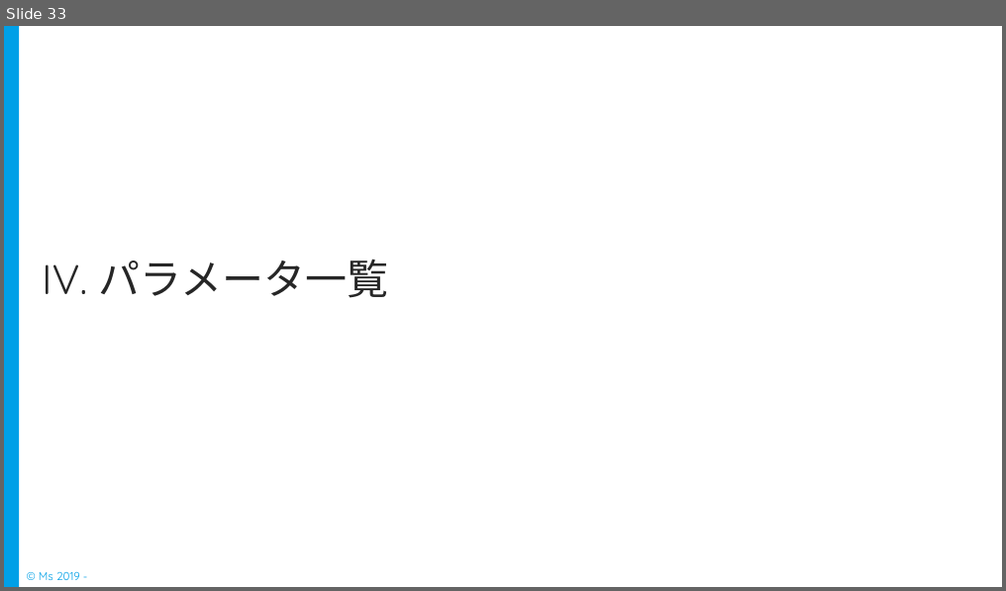
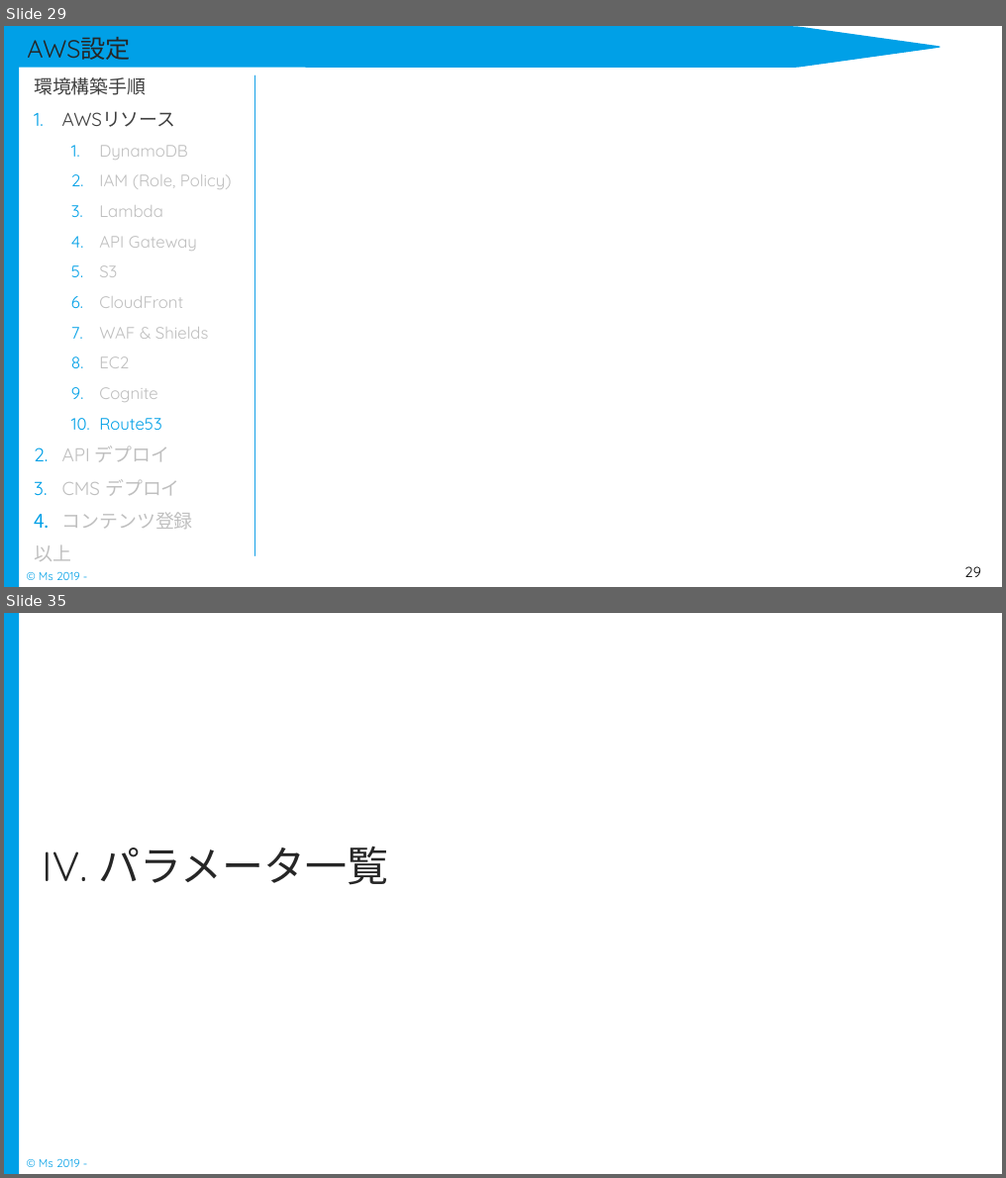
Before and after one commit to Rie-Ishimura/https-github.com-uetomae-msar_Documents_1, a slide deck: 04.環境構築/インフラ/msar_環境構築手順書.pptx. Shown one above the other, each under a label of ours: slide 33 before the commit, slides 29 and 35 after it; the slides between them are not shown. The pictures are 1006x591 and 1006x1178 pixels, drawn with LibreOffice and Linux fonts; fonts in the diff are those of the drawing. Boxes give left, top, right and bottom in pixels: in the first picture for what was removed or moved away, otherwise in the second. Text is boxed around its words. In the diff, an @@ line names an element or a change of style, - is before the commit and + after.

Commit message:
CMS用のリソース項目追加

```diff
--- a/04.環境構築/インフラ/msar_環境構築手順書.pptx
+++ b/04.環境構築/インフラ/msar_環境構築手順書.pptx
@@ slide 29 added at (x1=4, y1=26, x2=1002, y2=587), background #FFFFFF; not listed: 2 template elements that a slide beside it also shows @@
@@ freeform shape added at (x1=4, y1=26, x2=936, y2=68), fill #00A0E7 @@
@@ title added at (x1=27, y1=37, x2=130, y2=60), 24 pt, text #262626 @@
+AWS設定
@@ text added at (x1=34, y1=77, x2=232, y2=562), 16 pt, text #BFBFBF @@
+環境構築手順
+1. AWSリソース
+  1. DynamoDB
+  2. IAM (Role, Policy)
+  3. Lambda
+  4. API Gateway
+  5. S3
+  6. CloudFront
+  7. WAF & Shields
+  8. EC2
+  9. Cognite
+  10. Route53
+2. API デプロイ
+3. CMS デプロイ
+4. コンテンツ登録
+以上
@@ line added from (254, 76) to (254, 556), #13A0E7 1.25 pt @@
@@ page number added at (x1=964, y1=567, x2=980, y2=577), 14 pt, text #000000 @@
+29
@@ what was slide 33 is now slide 35 @@
```
Also in this commit, not shown: 22 slides changed, 1 other slide added.
